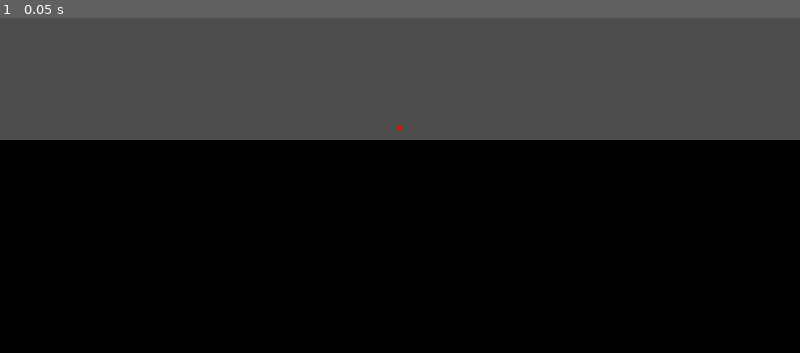
Above: before the commit, frame 1.
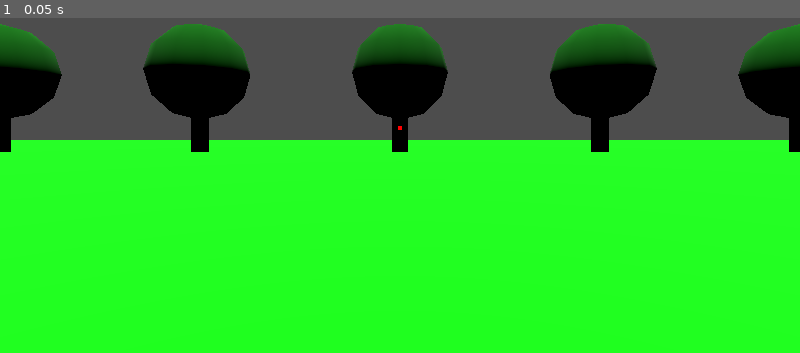
Above: after the commit, the same moment.

Repository: kitkat-001/duel
Game: Godot game, scene res://Scenes/level.tscn
Same seed, same stepped clock (60 frames per second), same inputs: the game is played once before the commit and once after it.
Inputs:
- Up to frame 1 (0.05 s): no input

The runs differ from the first frame. In frame 1, 76% of the frame differs, in the area x 0-100%, y 1-100%.

Commit message:
added steps/hops for before the duel

Diff:
--- a/duel_godot/Scenes/level.tscn
+++ b/duel_godot/Scenes/level.tscn
@@ -1,9 +1,10 @@
-[gd_scene load_steps=7 format=3 uid="uid://dl7tfx0g5pgmu"]
+[gd_scene load_steps=8 format=3 uid="uid://dl7tfx0g5pgmu"]
 
 [ext_resource type="PackedScene" uid="uid://cb6resdlqsclu" path="res://Scenes/player.tscn" id="1_1axgi"]
 [ext_resource type="PackedScene" uid="uid://53pp20qnsgu3" path="res://Scenes/skybox.tscn" id="3_r4tp0"]
 [ext_resource type="PackedScene" uid="uid://0ouh0uhphgdg" path="res://Scenes/play_sign.tscn" id="4_bil46"]
 [ext_resource type="PackedScene" uid="uid://ca0nssgn0514k" path="res://Scenes/sign.tscn" id="4_f38pa"]
+[ext_resource type="PackedScene" uid="uid://drgvan15xn8fk" path="res://Scenes/tree.tscn" id="5_suxtk"]
 
 [sub_resource type="CanvasTexture" id="CanvasTexture_6xpxi"]
 
@@ -29,7 +30,8 @@
 material_override = SubResource("StandardMaterial3D_y4wnv")
 size = Vector3(100, 1, 100)
 
-[node name="Skybox" parent="." instance=ExtResource("3_r4tp0")]
+[node name="Skybox" parent="." node_paths=PackedStringArray("player") instance=ExtResource("3_r4tp0")]
+player = NodePath("../Player")
 
 [node name="Sign" parent="." instance=ExtResource("4_f38pa")]
 off_position = Vector3(0, -1.1, 5)
@@ -37,8 +39,62 @@
 speed = 0.55
 transform = Transform3D(-1, 0, -8.74228e-08, 0, 1, 0, 8.74228e-08, 0, -1, 0, -1.1, 5)
 
-[node name="PlaySign" parent="." instance=ExtResource("4_bil46")]
+[node name="PlaySign" parent="." node_paths=PackedStringArray("player") instance=ExtResource("4_bil46")]
+player = NodePath("../Player")
 transform = Transform3D(-1, 0, -8.74228e-08, 0, 1, 0, 8.74228e-08, 0, -1, 0, 0, 5)
+
+[node name="Trees" type="Node" parent="."]
+
+[node name="Tree" parent="Trees" instance=ExtResource("5_suxtk")]
+transform = Transform3D(1, 0, 0, 0, 1, 0, 0, 0, 1, 25, 0, 0)
+
+[node name="Tree2" parent="Trees" instance=ExtResource("5_suxtk")]
+transform = Transform3D(1, 0, 0, 0, 1, 0, 0, 0, 1, 25, 0, 12.5)
+
+[node name="Tree3" parent="Trees" instance=ExtResource("5_suxtk")]
+transform = Transform3D(1, 0, 0, 0, 1, 0, 0, 0, 1, 25, 0, 25)
+
+[node name="Tree4" parent="Trees" instance=ExtResource("5_suxtk")]
+transform = Transform3D(1, 0, 0, 0, 1, 0, 0, 0, 1, 12.5, 0, 25)
+
+[node name="Tree5" parent="Trees" instance=ExtResource("5_suxtk")]
+transform = Transform3D(1, 0, 0, 0, 1, 0, 0, 0, 1, 0, 0, 25)
+
+[node name="Tree6" parent="Trees" instance=ExtResource("5_suxtk")]
+transform = Transform3D(1, 0, 0, 0, 1, 0, 0, 0, 1, -12.5, 0, 25)
+
+[node name="Tree7" parent="Trees" instance=ExtResource("5_suxtk")]
+transform = Transform3D(1, 0, 0, 0, 1, 0, 0, 0, 1, -25, 0, 25)
+
+[node name="Tree8" parent="Trees" instance=ExtResource("5_suxtk")]
+transform = Transform3D(1, 0, 0, 0, 1, 0, 0, 0, 1, -25, 0, 12.5)
+
+[node name="Tree9" parent="Trees" instance=ExtResource("5_suxtk")]
+transform = Transform3D(1, 0, 0, 0, 1, 0, 0, 0, 1, -25, 0, 0)
+
+[node name="Tree10" parent="Trees" instance=ExtResource("5_suxtk")]
+transform = Transform3D(1, 0, 0, 0, 1, 0, 0, 0, 1, -25, 0, -12.5)
+
+[node name="Tree11" parent="Trees" instance=ExtResource("5_suxtk")]
+transform = Transform3D(1, 0, 0, 0, 1, 0, 0, 0, 1, -25, 0, -25)
+
+[node name="Tree12" parent="Trees" instance=ExtResource("5_suxtk")]
+transform = Transform3D(1, 0, 0, 0, 1, 0, 0, 0, 1, -12.5, 0, -25)
+
+[node name="Tree13" parent="Trees" instance=ExtResource("5_suxtk")]
+transform = Transform3D(1, 0, 0, 0, 1, 0, 0, 0, 1, 0, 0, -25)
+
+[node name="Tree14" parent="Trees" instance=ExtResource("5_suxtk")]
+transform = Transform3D(1, 0, 0, 0, 1, 0, 0, 0, 1, 12.5, 0, -25)
+
+[node name="Tree15" parent="Trees" instance=ExtResource("5_suxtk")]
+transform = Transform3D(1, 0, 0, 0, 1, 0, 0, 0, 1, 25, 0, -25)
+
+[node name="Tree16" parent="Trees" instance=ExtResource("5_suxtk")]
+transform = Transform3D(1, 0, 0, 0, 1, 0, 0, 0, 1, 25, 0, -12.5)
+
+[node name="DirectionalLight3D" type="DirectionalLight3D" parent="."]
+transform = Transform3D(1, 0, 0, 0, -4.37114e-08, 1, 0, -1, -4.37114e-08, 0, 100, 0)
 
 [connection signal="shot" from="Player" to="Skybox" method="on_shot"]
 [connection signal="shot" from="Player" to="PlaySign" method="on_shot"]
--- a/duel_godot/Scenes/player.tscn
+++ b/duel_godot/Scenes/player.tscn
@@ -1,8 +1,20 @@
-[gd_scene format=3 uid="uid://cb6resdlqsclu"]
+[gd_scene load_steps=2 format=3 uid="uid://cb6resdlqsclu"]
 
-[node name="Player" type="Player"]
+[sub_resource type="CapsuleShape3D" id="CapsuleShape3D_3gntn"]
+
+[node name="Player" type="Player" node_paths=PackedStringArray("timer")]
+camera_speed = 0.04
+timer = NodePath("Timer")
 
 [node name="Camera3D" type="Camera3D" parent="."]
 transform = Transform3D(1, 0, 0, 0, 1, 0, 0, 0, 1, 0, 1.5, 0)
 keep_aspect = 0
 fov = 90.0
+
+[node name="CollisionShape3D" type="CollisionShape3D" parent="."]
+transform = Transform3D(1, 0, 0, 0, 1, 0, 0, 0, 1, 0, 1, 0)
+shape = SubResource("CapsuleShape3D_3gntn")
+
+[node name="Timer" type="Timer" parent="."]
+
+[connection signal="timeout" from="Timer" to="." method="timeout"]
--- /dev/null
+++ b/duel_godot/Scenes/tree.tscn
@@ -0,0 +1,20 @@
+[gd_scene load_steps=3 format=3 uid="uid://drgvan15xn8fk"]
+
+[sub_resource type="StandardMaterial3D" id="StandardMaterial3D_7g0n5"]
+albedo_color = Color(0.5, 0.25, 0, 1)
+
+[sub_resource type="StandardMaterial3D" id="StandardMaterial3D_23aph"]
+albedo_color = Color(0, 0.5, 0, 1)
+
+[node name="Tree" type="Node3D"]
+
+[node name="CSGCylinder3D" type="CSGCylinder3D" parent="."]
+transform = Transform3D(1, 0, 0, 0, 1, 0, 0, 0, 1, 0, 1.5, 0)
+height = 3.0
+sides = 16
+material = SubResource("StandardMaterial3D_7g0n5")
+
+[node name="CSGSphere3D" type="CSGSphere3D" parent="."]
+transform = Transform3D(1, 0, 0, 0, 1, 0, 0, 0, 1, 0, 5, 0)
+radius = 3.0
+material = SubResource("StandardMaterial3D_23aph")
Not shown, changed: duel_rust/src/lib.rs
Not shown, changed: duel_rust/src/player.rs
Not shown, changed: duel_rust/src/sign/mod.rs
Not shown, changed: duel_rust/src/sign/play_sign.rs
Not shown, changed: duel_rust/src/skybox.rs
